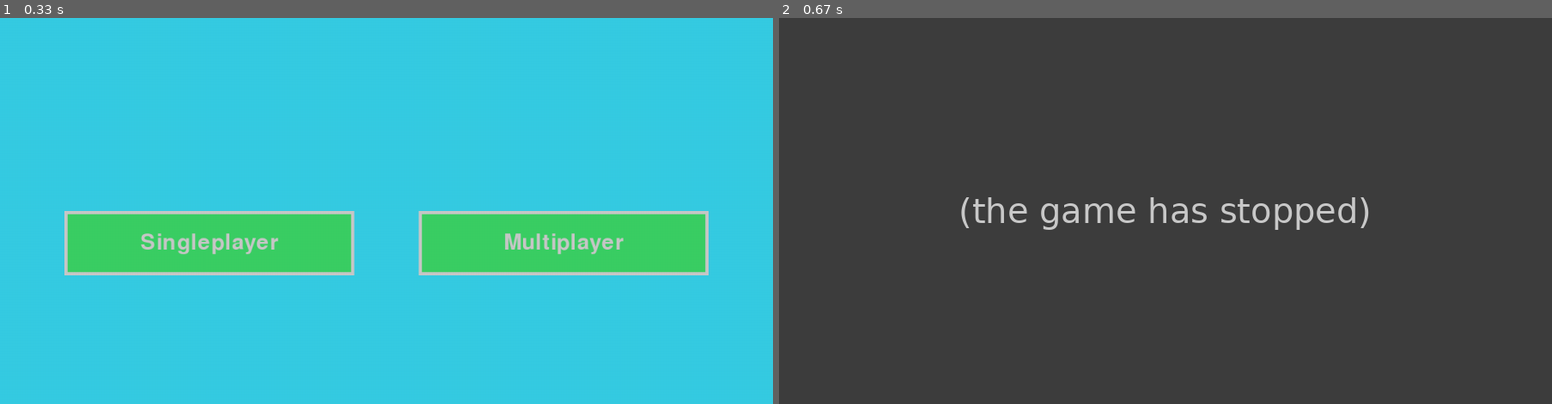
Above: before the commit, frames 1-2 (left to right).
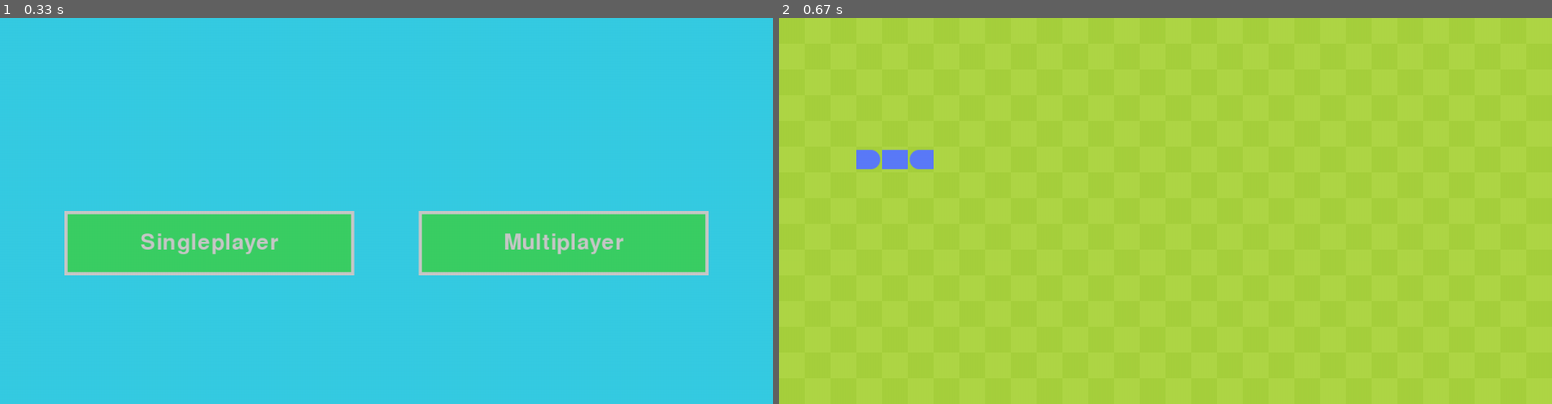
Above: after the commit, the same moments.

Repository: Chiarasenu/PYGAME-GIOCO-3P
Game: pygame game, started from gioco/gioco_snake.py
Same seed, same stepped clock (60 frames per second), same inputs: the game is played once before the commit and once after it.
Inputs (mouse positions are in pixels of both pictures, inside the frame that each line leads up to):
- Up to frame 1 (0.33 s): no input
- Up to frame 2 (0.67 s): click (987, 241) at 0.38 s

Frame 1 is identical in both runs. In frame 2, 100% of the frame differs, in the area x 0-100%, y 0-100%.
Error before the commit: AttributeError: 'Snake_Blu' object has no attribute 'coda' (snake_blu.py line 85); the game stopped at 0.38 s (later frames are placeholders)

Commit message:
sistemazione di alcuni errori

Diff:
--- a/gioco/snake_blu.py
+++ b/gioco/snake_blu.py
@@ -65,7 +65,7 @@
         self.nuovo_blocco = True
 
     def muovi_snake(self):
-        if self.nuovo_blocco == True:
+        if self.nuovo_corpo == True:
             copia_corpo = self.corpo[:]
             copia_corpo.insert(0, copia_corpo[0] + self.direzione)
             self.corpo = copia_corpo[:]
@@ -82,7 +82,7 @@
             if i == 0:
                 screen.blit(self.testa, rect_blocco)
             elif i == len(self.corpo) -1:
-                screen.blit(self.coda, rect_blocco)
+                screen.blit(self.codaE, rect_blocco)
             else:
                 # Calcola la differenza di posizione tra il blocco corrente e i blocchi precedente e successivo
                 blocco_precedente = self.corpo[i + 1] - blocco
